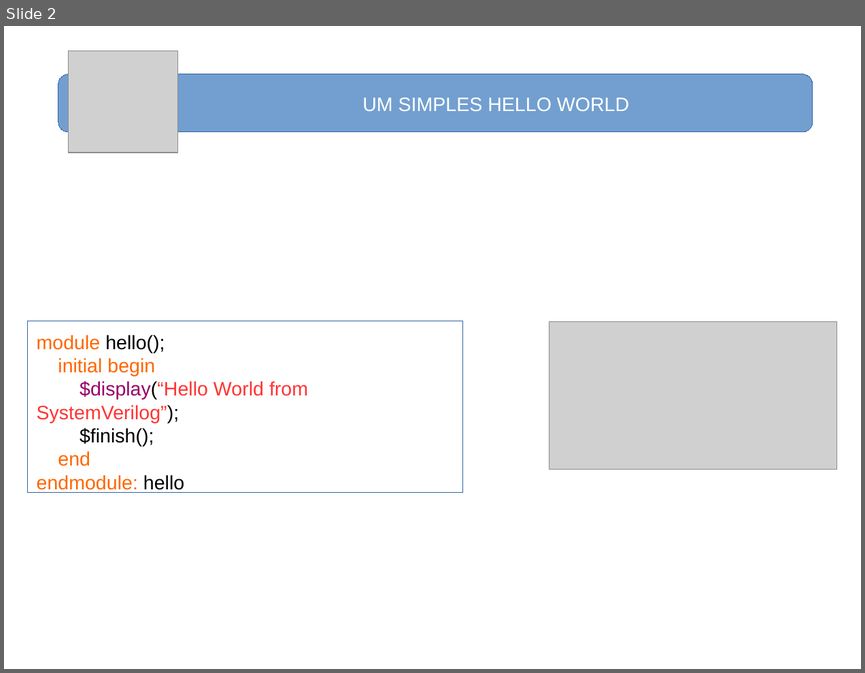
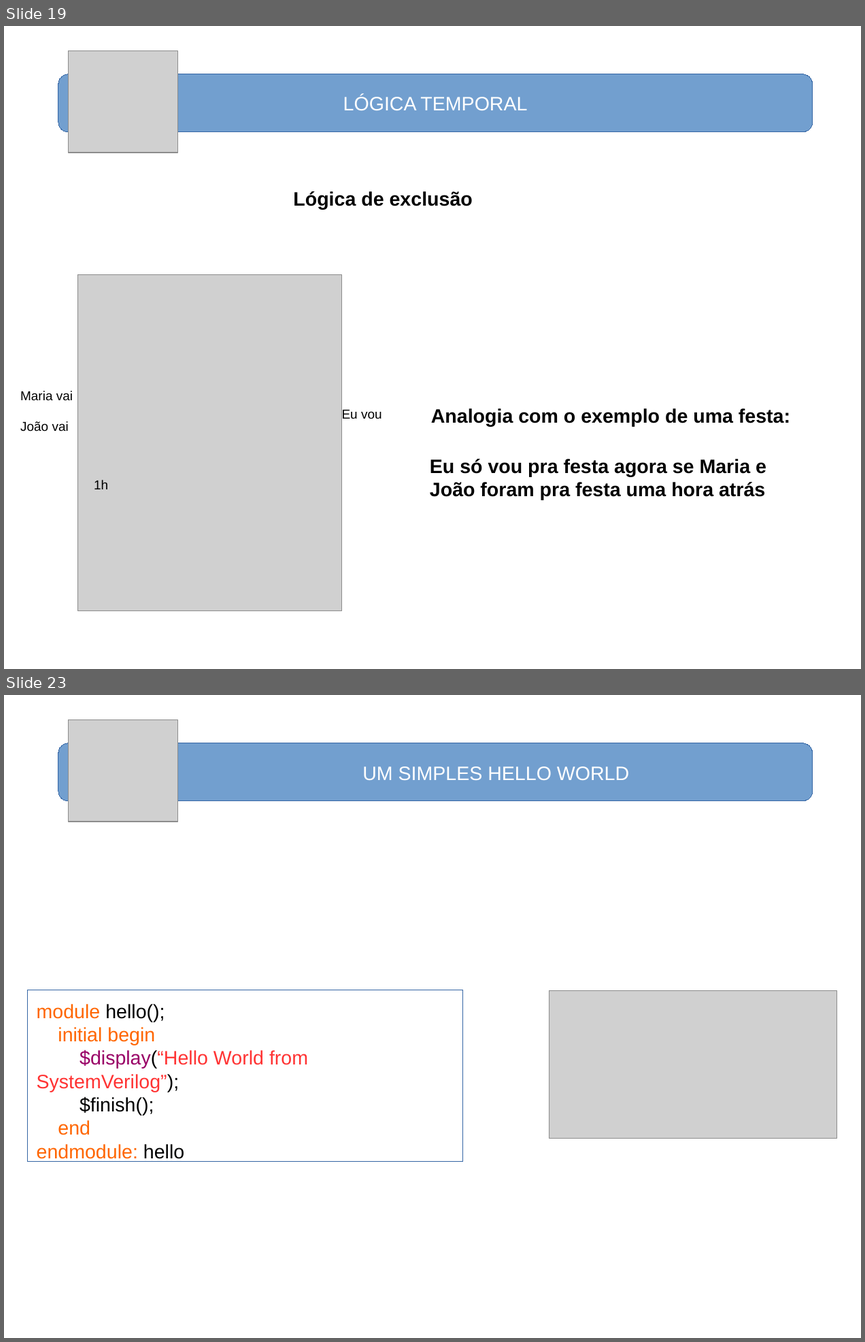
Before and after one commit to nelsoncsc/basicSV, a slide deck: docs/basicSV.odp. Shown one above the other, each under a label of ours: slide 2 before the commit, slides 19 and 23 after it; the slides between them are not shown. The pictures are 865x673 and 865x1342 pixels, drawn with LibreOffice and Linux fonts; fonts in the diff are those of the drawing; grey boxes stand for pictures. Boxes give left, top, right and bottom in pixels: in the first picture for what was removed or moved away, otherwise in the second. Text is boxed around its words. In the diff, an @@ line names an element or a change of style, - is before the commit and + after.

```diff
--- a/docs/basicSV.odp
+++ b/docs/basicSV.odp
@@ slide 19 added at (4,26,861,669), background #FFFFFF @@
@@ picture added at (68,51,177,152) @@
@@ rounded rectangle added at (58,74,813,131), fill #729FCF, outline #3465A4 0 pt, 18 pt, text #FFFFFF @@
+LÓGICA TEMPORAL
@@ text added at (293,191,473,209), 18 pt, text #000000, bold @@
+Lógica de exclusão
@@ rounded rectangle added at (51,237,813,533), outline #FFFFFF 0 pt @@
@@ picture added at (78,275,342,611) @@
@@ text added at (20,390,73,400), 12 pt, text #000000 @@
+Maria vai
@@ text added at (342,410,382,419), 12 pt, text #000000 @@
+Eu vou
@@ text added at (431,408,790,427), 18 pt, text #000000, bold @@
+Analogia com o exemplo de uma festa:
@@ text added at (20,421,69,431), 12 pt, text #000000 @@
+João vai
@@ text added at (430,458,766,500), 18 pt, text #000000, bold @@
+Eu só vou pra festa agora se Maria e João foram pra festa uma hora atrás
@@ text added at (94,480,108,489), 12 pt, text #000000 @@
+1h
@@ what was slide 2 is now slide 23 @@
```
Also in this commit, not shown: 1 slide changed, 20 other slides added.
